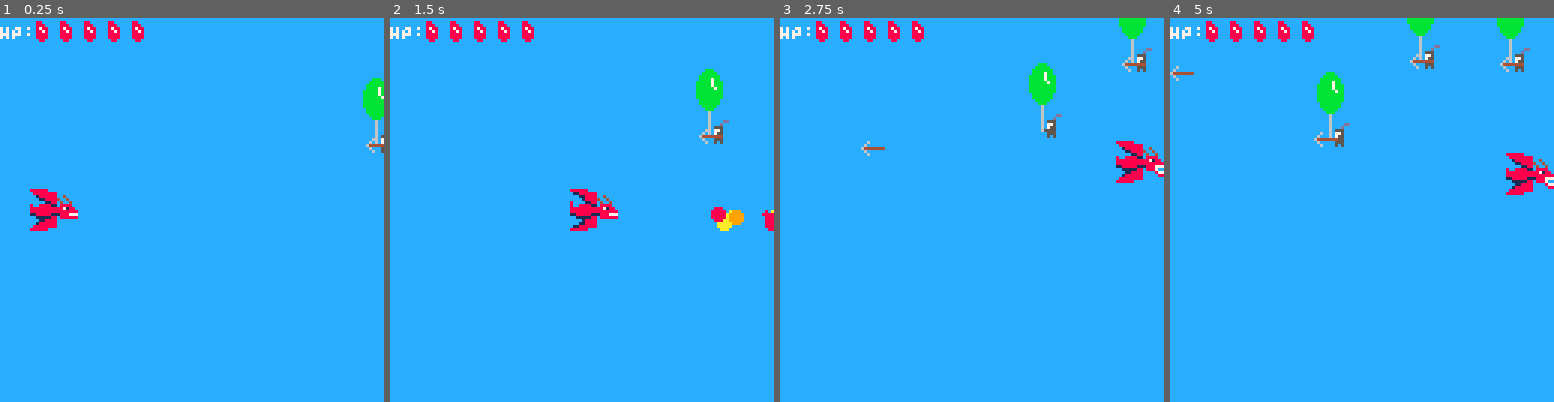
Above: before the commit, frames 1-4 (left to right).
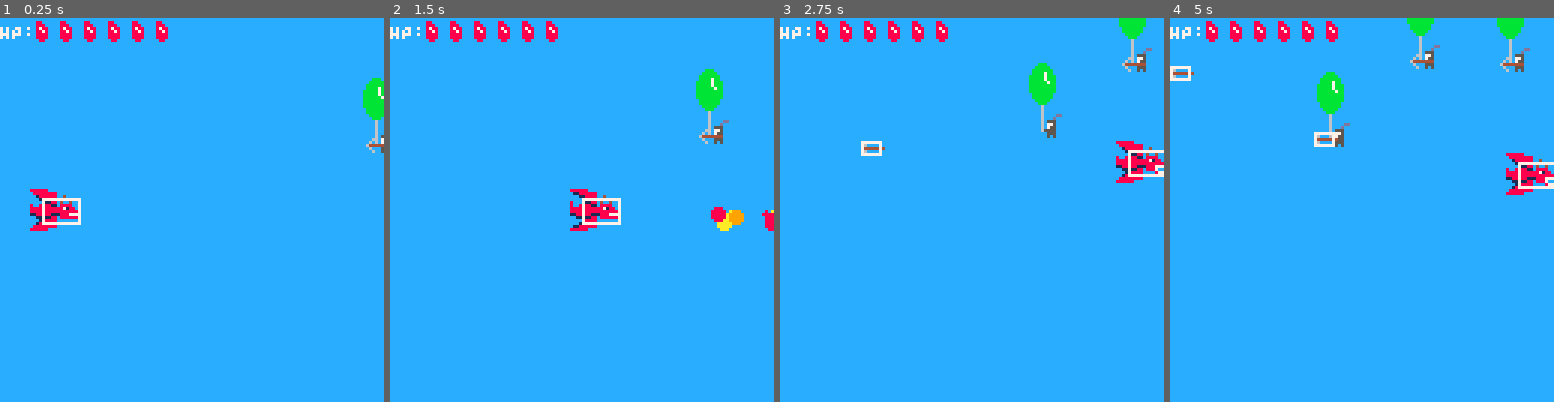
Above: after the commit, the same moments.

Repository: Sleeping-Robot-Games/dragons-scale
Game: PICO-8 cartridge dragons-scale.p8
The game is run twice, just before and just after one commit, with the same random seed, the same clock (stepped at 60 frames per second) and the same inputs.
Inputs:
- Up to frame 1 (0.25 s): no input
- Up to frame 2 (1.5 s): tap X (X key) at 0.33, 1.07 s; tap O (Z key) at 0.7 s
- Up to frame 3 (2.75 s): hold Right 1.6-2.1 s; tap O (Z key) at 1.7, 2.1, 2.5 s; tap X (X key) at 1.85 s; hold Up 2.15-2.42 s; hold Right from 2.47 s (still down)
- Up to frame 4 (5 s): tap O (Z key) every 0.4 s from 2.9 to 4.9 s; tap X (X key) at 2.97, 4.08 s; release Right at 3.03 s; hold Left 3.08-3.58 s; hold Down 3.63-3.97 s; hold Right 4.02-4.68 s; hold Up from 4.73 s (still down)

The runs differ from the first frame. In frame 1, 0.4% of the frame differs, in the area x 10-44%, y 0-54%; in frame 2, 0.4%; in frame 3, 0.5%; in frame 4, 0.6%, in the area x 0-100%, y 0-45%.

Commit message:
Player can take damage

Diff:
--- a/scripts/collisions.lua
+++ b/scripts/collisions.lua
@@ -69,6 +69,28 @@
                 and player_top < knight_bottom
                 and player_bottom > knight_top then
             del(knights, knight)
+        else
         end
     end
 end
+
+function check_player_and_knight_weapon_collisions()
+    for weapon in all(knight_weapons) do
+        local weapon_left = weapon.x
+        local weapon_right = weapon.x + 6
+        local weapon_top = weapon.y + 2
+        local weapon_bottom = weapon.y + 6
+
+        local player_left = player.x + 4
+        local player_right = player.x + 16
+        local player_top = player.y - 4
+        local player_bottom = player.y + 4
+
+        if player_left < weapon_right
+                and player_right > weapon_left
+                and player_top < weapon_bottom
+                and player_bottom > weapon_top then
+            damage_player(1)
+        end
+    end
+end
--- a/scripts/knight.lua
+++ b/scripts/knight.lua
@@ -13,7 +13,7 @@
             type = 'knight',
             x = knight_x,
             y = knight_y,
-            hp = 4,
+            hp = 3,
             start_y = knight_y,
             offset = rnd(1000),
             shoot_timer = 0,
--- a/scripts/main.lua
+++ b/scripts/main.lua
@@ -9,7 +9,9 @@
         x = 10,
         y = 64,
         speed = 2,
-        hp = 5,
+        hp = 6,
+        invincible_timer = 0,
+        is_flashing = false,
         is_dashing = false,
         dash_timer = 0,
         dash_duration = 10,
@@ -38,6 +40,7 @@
     move_knights()
     move_knight_weapons()
 
+    check_player_and_knight_weapon_collisions()
     check_fireball_and_enemy_collision(knights)
     check_fireball_and_ballon_collision()
     check_player_and_knight_collisions()
@@ -101,7 +104,21 @@
 
     for weapon in all(knight_weapons) do
         draw_knight_weapon(weapon)
+
+        local weapon_left = weapon.x
+        local weapon_right = weapon.x + 6
+        local weapon_top = weapon.y + 2
+        local weapon_bottom = weapon.y + 6
+        rect(weapon_left, weapon_top, weapon_right, weapon_bottom, 7) -- 8 is red color
     end
+
+    -- Draw player hitbox (for visualization)
+    local player_left = player.x + 4
+    local player_right = player.x + 16
+    local player_top = player.y - 4
+    local player_bottom = player.y + 4
+    rect(player_left, player_top, player_right, player_bottom, 7)
+    -- 11 is yellow color
 
     draw_health()
 end
--- a/scripts/player.lua
+++ b/scripts/player.lua
@@ -20,8 +20,21 @@
         end
     end
 
+    -- Increment frame timer
     player.frame_timer += 1
-    -- Increment frame timer
+
+    -- Decrease the invincibility timer if it's active
+    if player.invincible_timer > 0 then
+        player.invincible_timer -= 1
+    end
+end
+
+function damage_player(dmg)
+    -- Only apply damage if player is not invincible
+    if player.invincible_timer <= 0 then
+        player.hp -= dmg
+        player.invincible_timer = 30 -- Set player invincibility for 30 frames
+    end
 end
 
 function shoot_fireball()
@@ -67,11 +80,17 @@
     local top_wing_frame = top_wing_frames[wing_frame_idx]
     local bottom_wing_frame = bottom_wing_frames[wing_frame_idx]
 
-    -- Draw the dragon
-    spr(top_wing_frame, player.x, player.y - 8)
-    spr(bottom_wing_frame, player.x, player.y)
-    -- Top of head
-    spr(2, player.x + 8, player.y - 8)
-    -- Mouth
-    spr(mouth_frame, player.x + 8, player.y)
+    -- If player is invincible, toggle flashing state
+    player.is_flashing = player.invincible_timer > 0 and flr(time() * 10) % 2 == 0
+
+    -- Draw the player only if not flashing
+    if not player.is_flashing then
+        -- Draw the dragon
+        spr(top_wing_frame, player.x, player.y - 8)
+        spr(bottom_wing_frame, player.x, player.y)
+        -- Top of head
+        spr(2, player.x + 8, player.y - 8)
+        -- Mouth
+        spr(mouth_frame, player.x + 8, player.y)
+    end
 end
